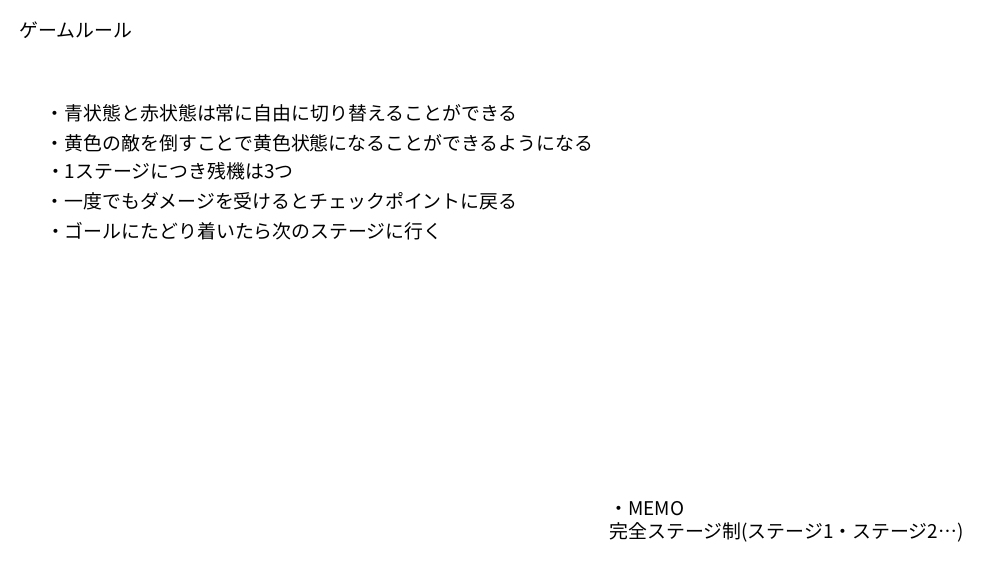
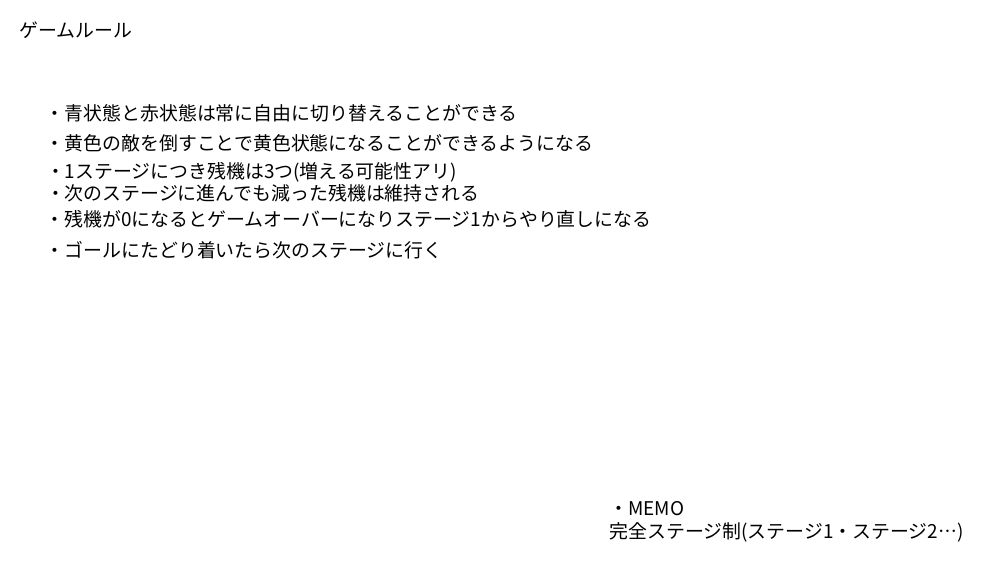
Before and after one commit to Akiyoshi-2/GameProbuctionPractice1, a slide deck: slide 1 of 仕様書/ゲームルール.pptx. Drawn at 1008x567 pixels with LibreOffice and Linux fonts; fonts in the diff are those of the drawing. Boxes give left, top, right and bottom in pixels: in the first picture for what was removed or moved away, otherwise in the second. Text is boxed around its words. In the diff, an @@ line names an element or a change of style, - is before the commit and + after.

```diff
--- a/仕様書/ゲームルール.pptx
+++ b/仕様書/ゲームルール.pptx
@@ text at (46, 162, 479, 202): text changed @@
-・1ステージにつき残機は3つ
+・1ステージにつき残機は3つ(増える可能性アリ)
+・次のステージに進んでも減った残機は維持される
@@ text "・ゴールにたどり着いたら次のステージに行く": place and size @@
-text "・ゴールにたどり着いたら次のステージに行く" at (46, 222, 443, 240)
+text "・ゴールにたどり着いたら次のステージに行く" at (46, 241, 443, 259)
@@ text at (46, 210, 652, 228): text changed @@
-・一度でもダメージを受けるとチェックポイントに戻る
+・残機が0になるとゲームオーバーになりステージ1からやり直しになる
```
Also in this commit, not shown: 1 other file.
